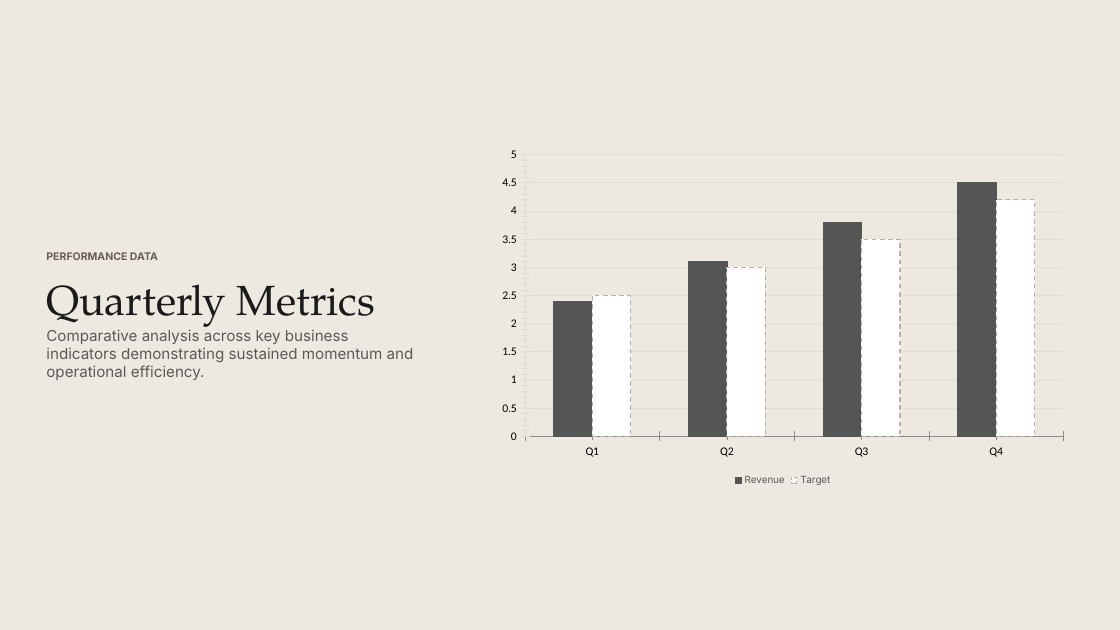
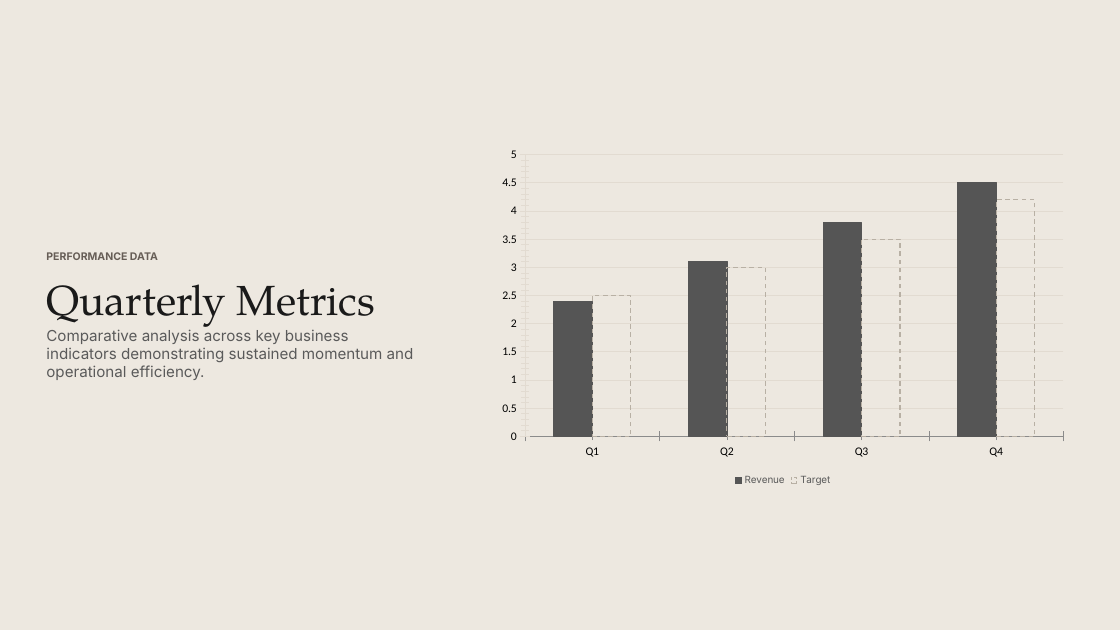
Before and after one commit to hustcer/pptx-nova, a slide deck: slide 4 of pptx-nova/assets/examples/cartesian/deck.pptx. Drawn at 1120x630 pixels with LibreOffice and Linux fonts; fonts in the diff are those of the drawing. Boxes give left, top, right and bottom in pixels: in the first picture for what was removed or moved away, otherwise in the second. Text is boxed around its words. In the diff, an @@ line names an element or a change of style, - is before the commit and + after.

```diff
--- a/pptx-nova/assets/examples/cartesian/deck.pptx
+++ b/pptx-nova/assets/examples/cartesian/deck.pptx
@@ column chart at <box>491,141,1075,490</box> @@
@@ colour of Target #FFFFFF to none @@
```
Also in this commit, not shown: 50 other files.
